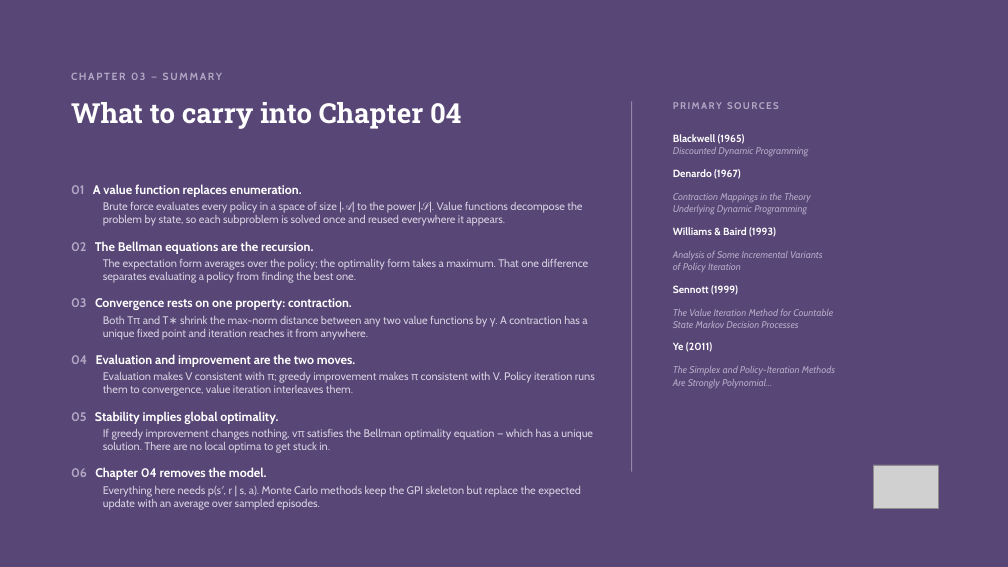
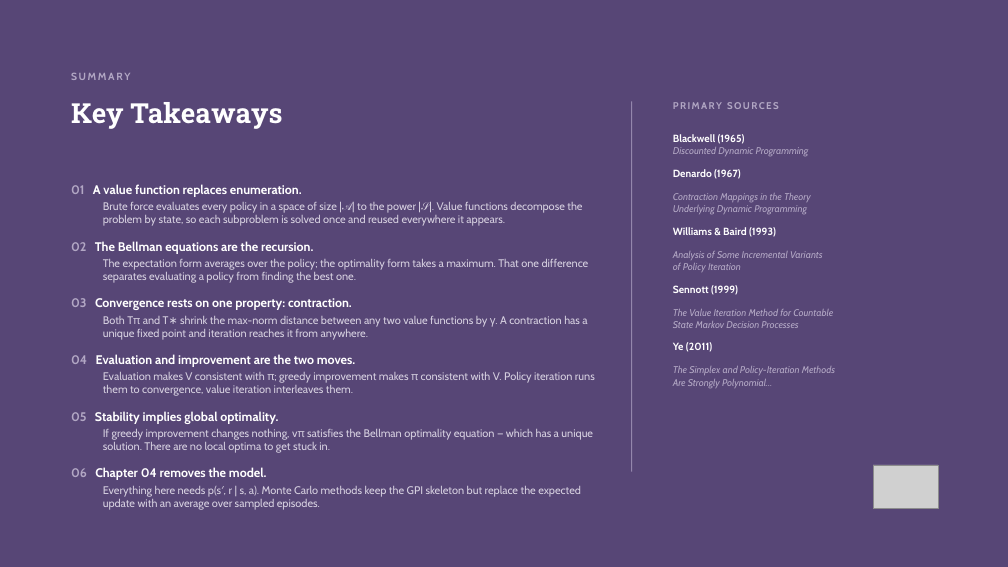
Before and after one commit to riccardoberta/reinforcement-learning, a slide deck: slide 50 of 03 - Dynamic Programming/slides.pptx. Drawn at 1008x567 pixels with LibreOffice and Linux fonts; fonts in the diff are those of the drawing; grey boxes stand for pictures; background and template pictures are left out. Boxes give left, top, right and bottom in pixels: in the first picture for what was removed or moved away, otherwise in the second. Text is boxed around its words. In the diff, an @@ line names an element or a change of style, - is before the commit and + after.

```diff
--- a/03 - Dynamic Programming/slides.pptx
+++ b/03 - Dynamic Programming/slides.pptx
@@ text at <box>71,73,130,80</box>: text changed @@
-CHAPTER 03 — SUMMARY
+SUMMARY
@@ text at <box>71,102,282,129</box>: text changed @@
-What to carry into Chapter 04
+Key Takeaways
```
Also in this commit, not shown: 14 other slides changed, 40 other files.
